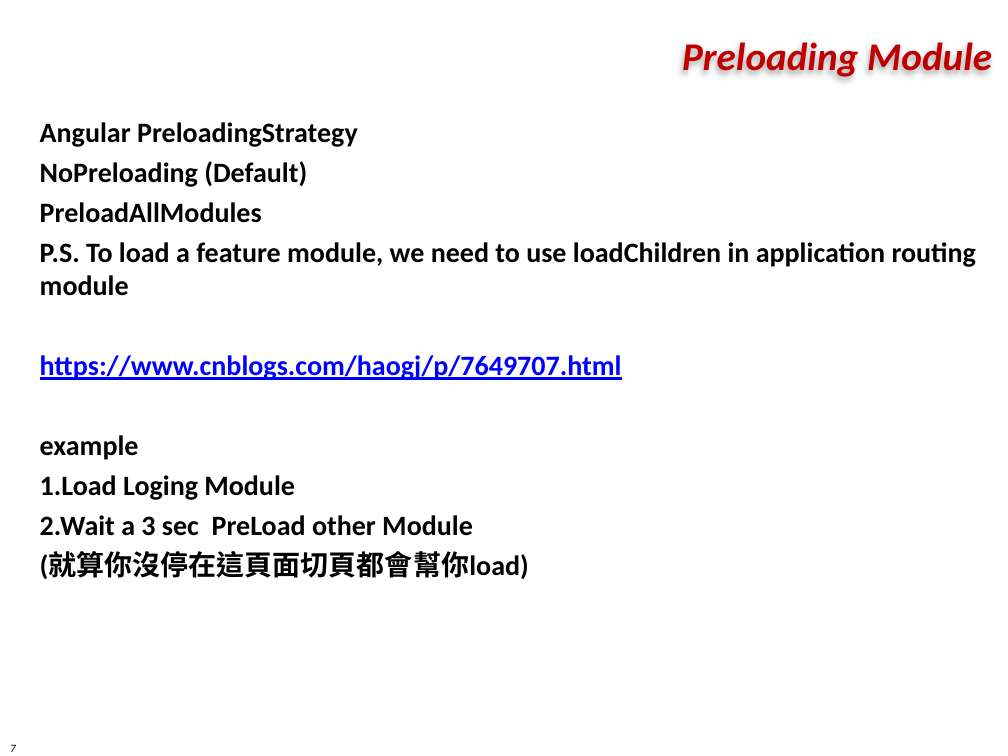
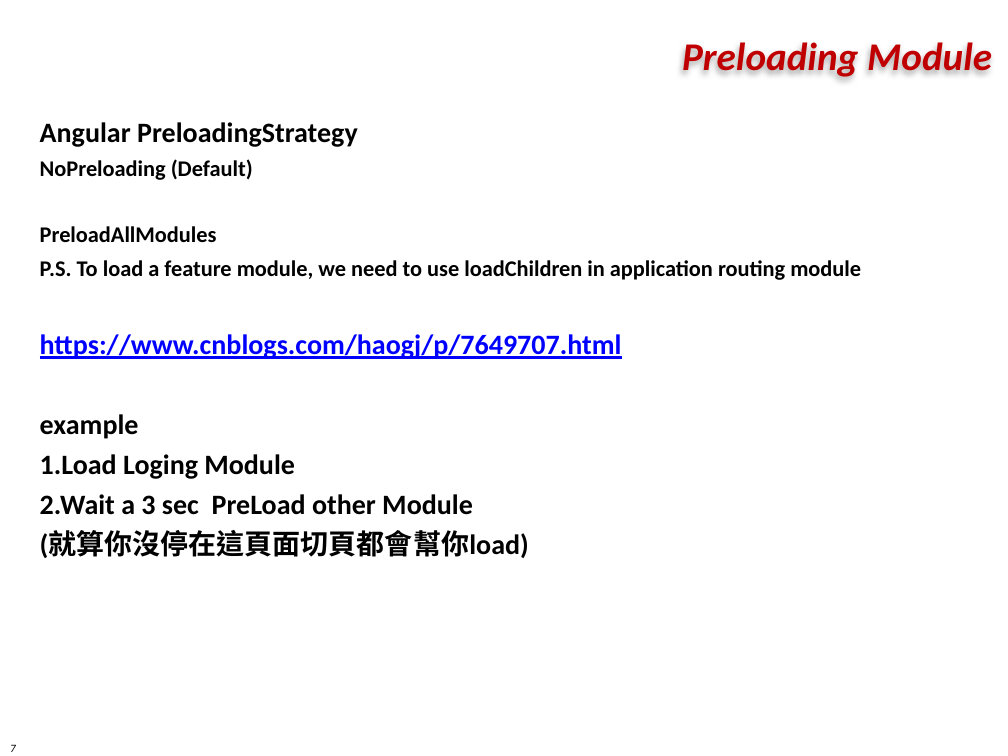
Before and after one commit to markku636/angular8study, a slide deck: slide 7 of ppt/angular_performance.pptx. Drawn at 1008x756 pixels with LibreOffice and Linux fonts; fonts in the diff are those of the drawing; background and template pictures are left out. Boxes give left, top, right and bottom in pixels: in the first picture for what was removed or moved away, otherwise in the second. Text is boxed around its words. In the diff, an @@ line names an element or a change of style, - is before the commit and + after.

```diff
--- a/ppt/angular_performance.pptx
+++ b/ppt/angular_performance.pptx
@@ text at <box>40,159,861,280</box>: size 20 to 16 pt in "NoPreloading (Default)", "PreloadAllModules", "P.S. To load a feature module, we ..." @@
```
Also in this commit, not shown: 4 other slides changed.
